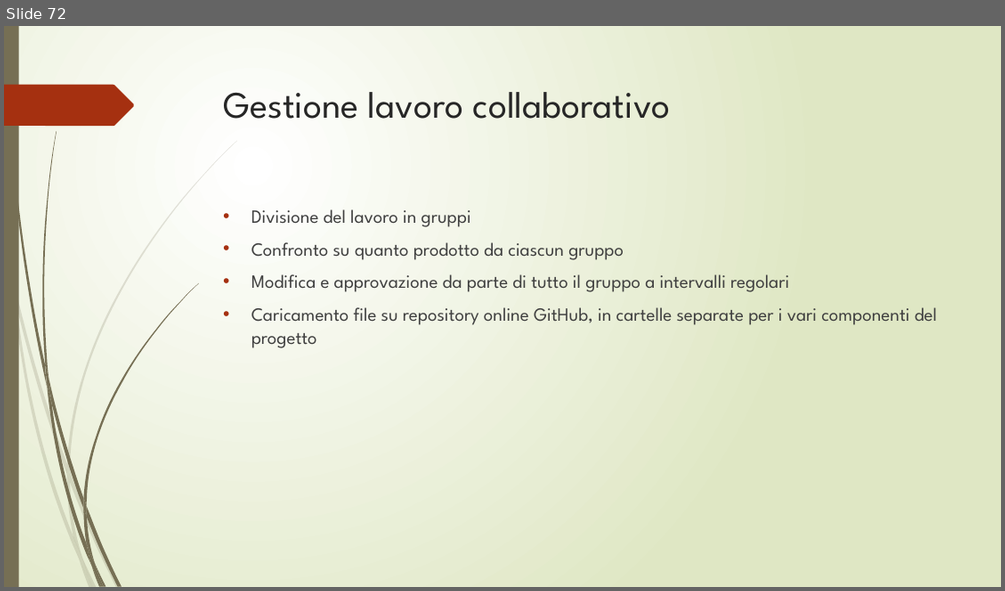
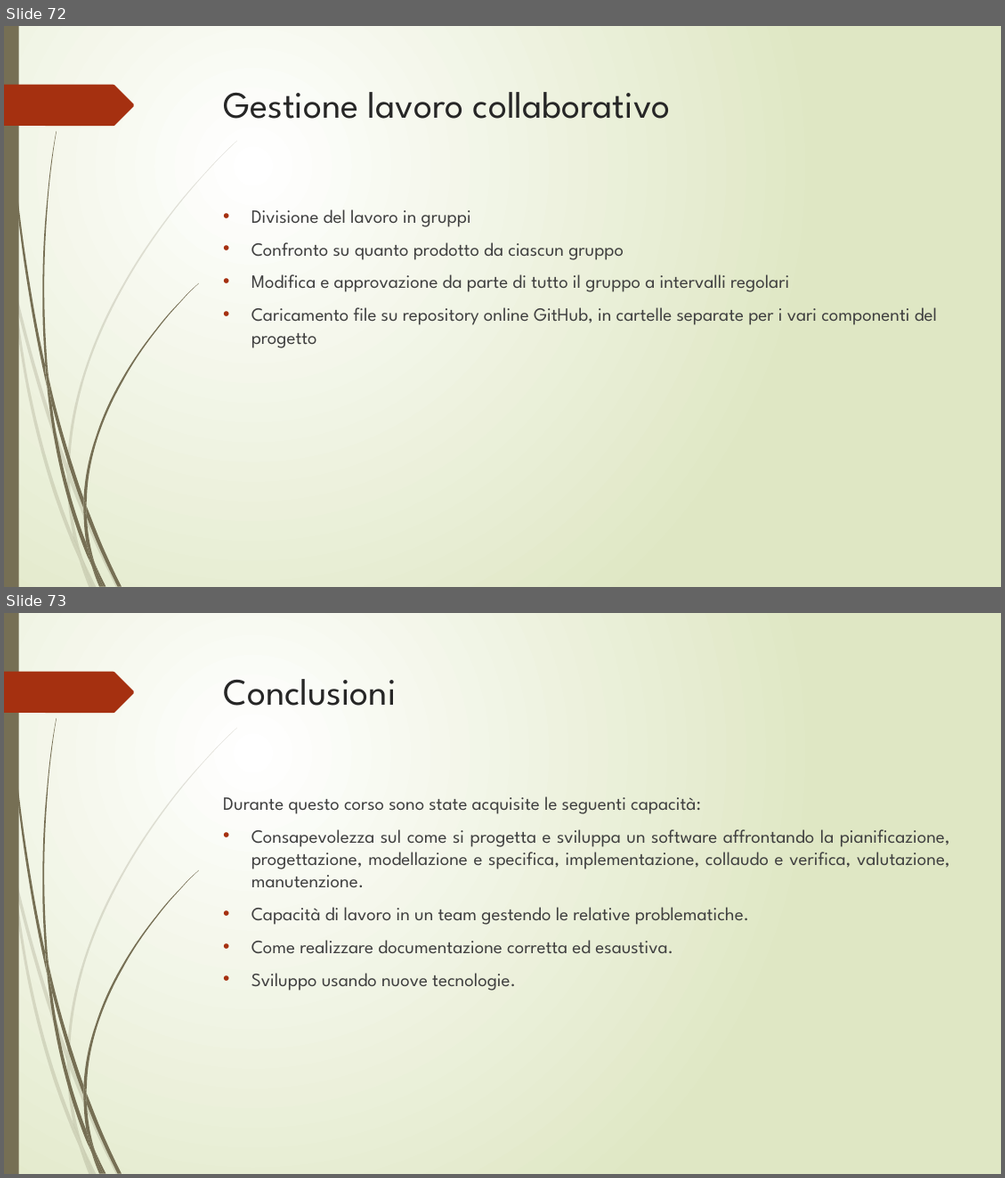
Before and after one commit to lpleo/Ingegneria_Software_2014, a slide deck: Slide/slide_FINALI.pptx. Shown one above the other, each under a label of ours: slide 72 before the commit, slides 72 and 73 after it. The pictures are 1005x591 and 1005x1178 pixels, drawn with LibreOffice and Linux fonts; fonts in the diff are those of the drawing. Boxes give left, top, right and bottom in pixels: in the first picture for what was removed or moved away, otherwise in the second. Text is boxed around its words. In the diff, an @@ line names an element or a change of style, - is before the commit and + after.

```diff
--- a/Slide/slide_FINALI.pptx
+++ b/Slide/slide_FINALI.pptx
@@ slide 73 added at (4,613,1001,1174), background gradient #FFFFFF to #DFE8C4; not listed: 24 template elements that a slide beside it also shows @@
@@ title added at (224,679,396,706), 36 pt, text #262626 @@
+Conclusioni
@@ text added at (223,796,950,990), 18 pt, text #404040 @@
+Durante questo corso sono state acquisite le seguenti capacità:
+• Consapevolezza sul come si progetta e sviluppa un software affrontando la pianificazione, progettazione, modellazione e specifica, implementazione, collaudo e verifica, valutazione, manutenzione.
+• Capacità di lavoro in un team gestendo le relative problematiche.
+• Come realizzare documentazione corretta ed esaustiva.
+• Sviluppo usando nuove tecnologie.
```
Also in this commit, not shown: 1 other slide added.
